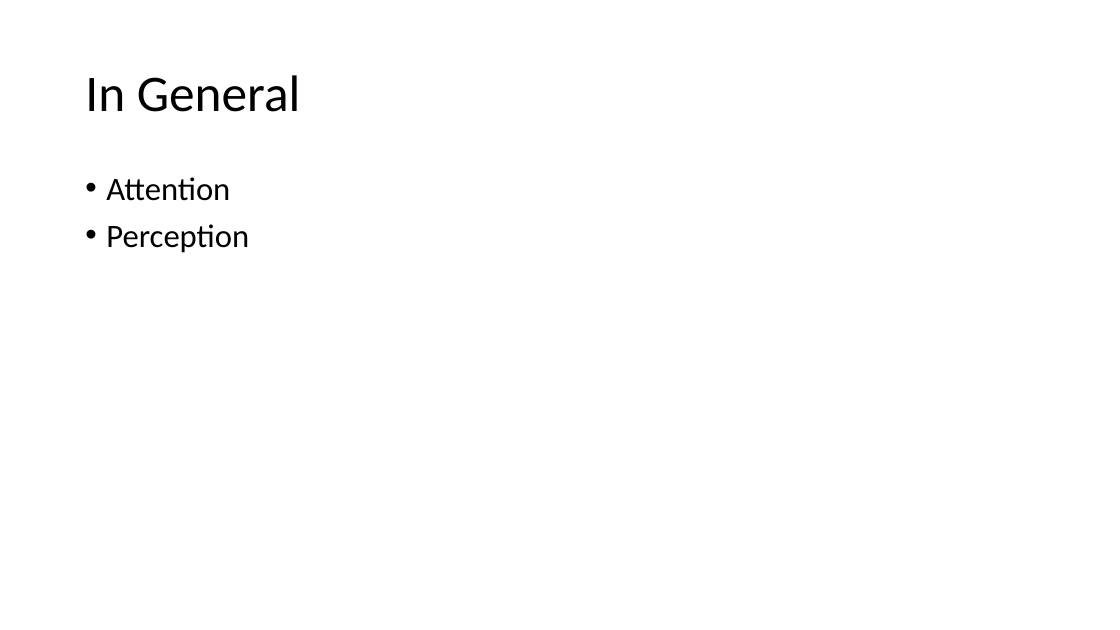
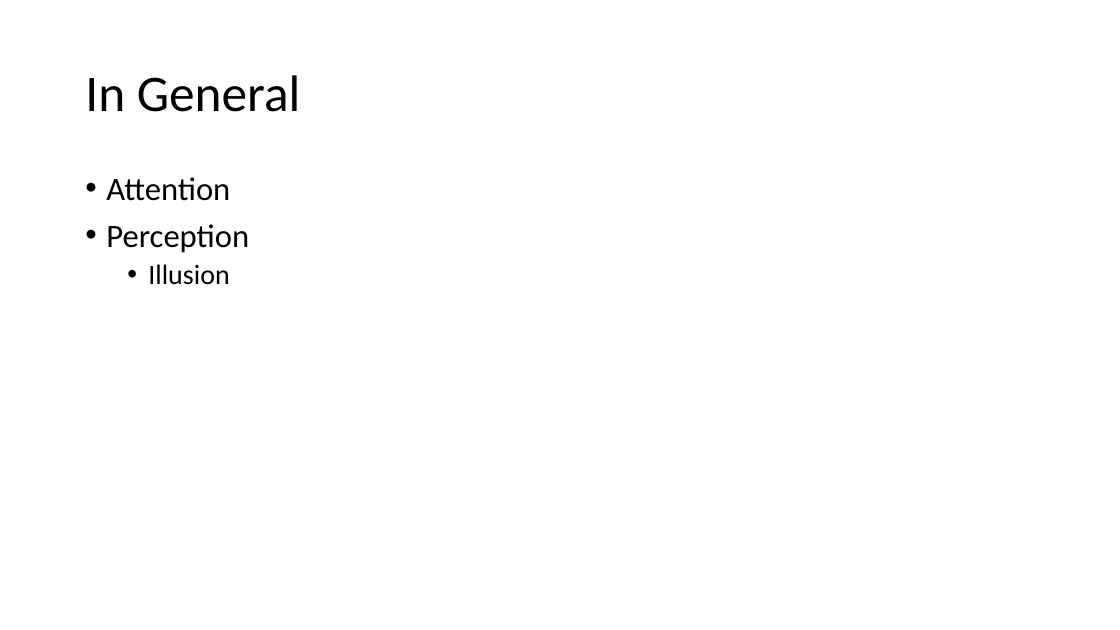
Before and after one commit to PatriciaXiao/Conclusion, a slide deck: slide 9 of Conclusion.pptx. Drawn at 1120x630 pixels with LibreOffice and Linux fonts; fonts in the diff are those of the drawing. Boxes give left, top, right and bottom in pixels: in the first picture for what was removed or moved away, otherwise in the second. Text is boxed around its words. In the diff, an @@ line names an element or a change of style, - is before the commit and + after.

```diff
--- a/Conclusion.pptx
+++ b/Conclusion.pptx
@@ text at [148, 264, 229, 285]: paragraph added @@
+  • Illusion
```
Also in this commit, not shown: 3 other slides changed, 2 other files.
